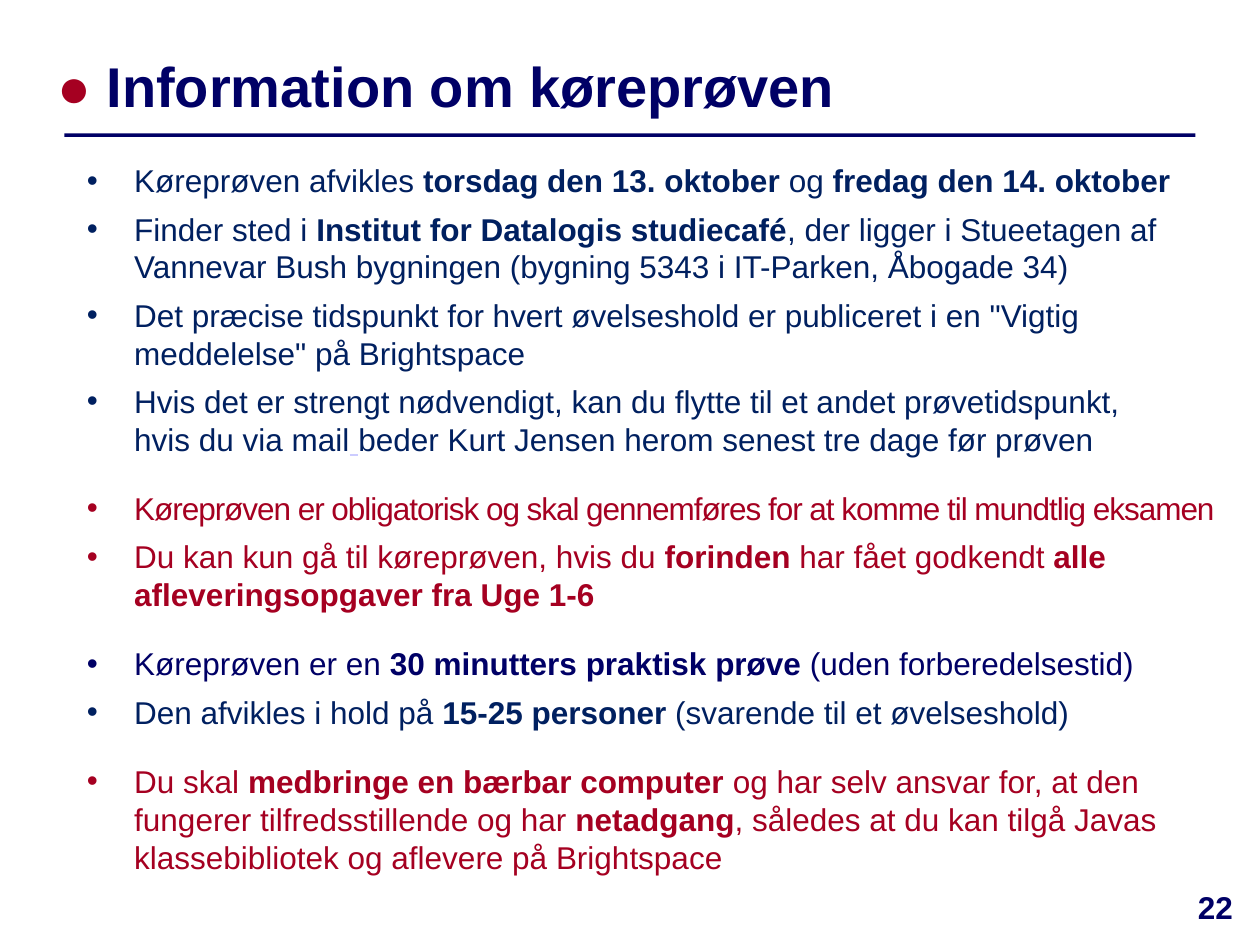
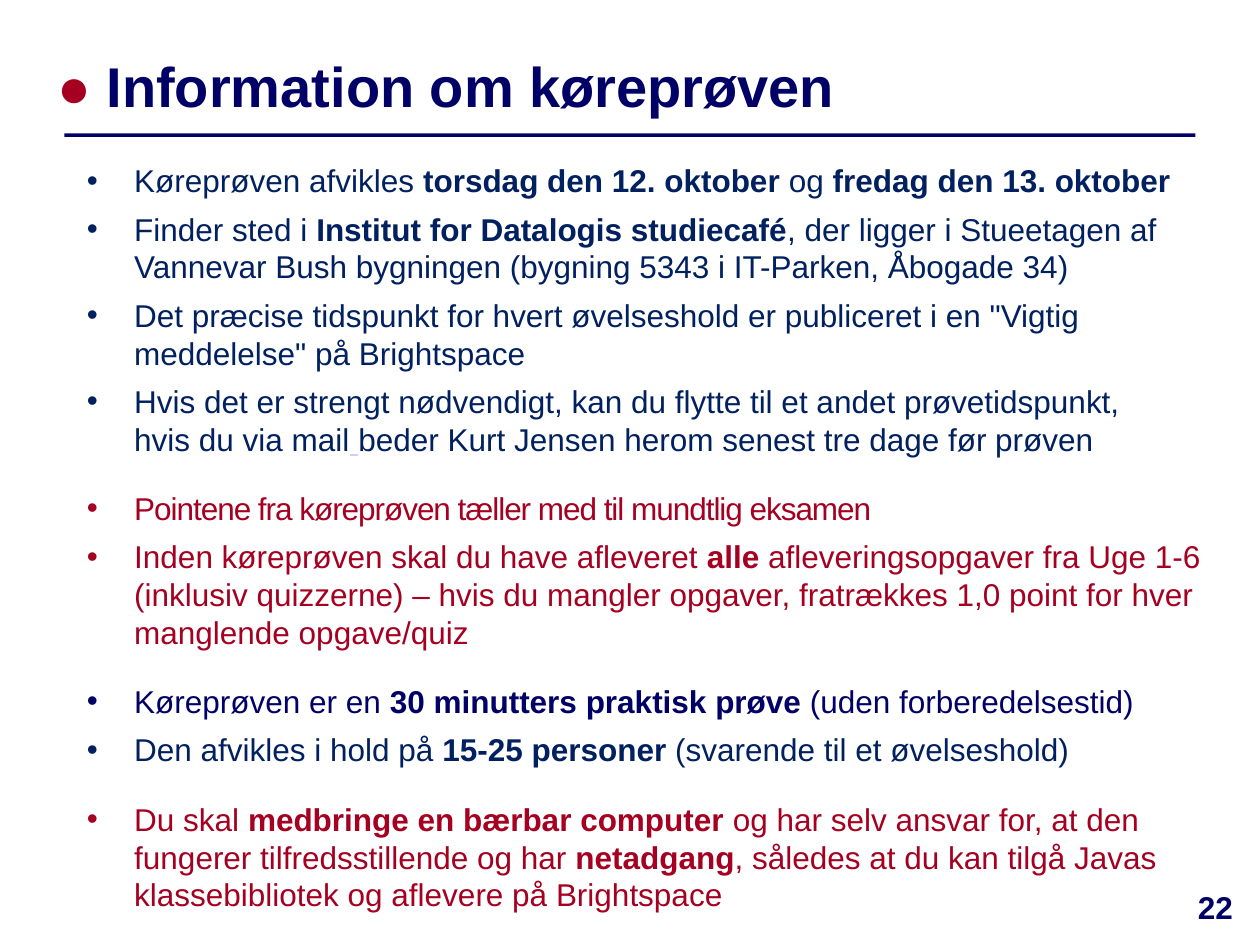
Before and after one commit to IntProgAU/Materiale, a slide deck: slide 22 of web/e23/uge_5a/Slides-Uge5-Mandag.pptx. Drawn at 1260x945 pixels with LibreOffice and Linux fonts; fonts in the diff are those of the drawing. Boxes give left, top, right and bottom in pixels: in the first picture for what was removed or moved away, otherwise in the second. Text is boxed around its words. In the diff, an @@ line names an element or a change of style, - is before the commit and + after.

```diff
--- a/web/e23/uge_5a/Slides-Uge5-Mandag.pptx
+++ b/web/e23/uge_5a/Slides-Uge5-Mandag.pptx
@@ text at (134, 169, 1170, 198): text changed @@
-• Køreprøven afvikles torsdag den 13. oktober og fredag den 14. oktober
+• Køreprøven afvikles torsdag den 12. oktober og fredag den 13. oktober
@@ text at (134, 497, 1200, 650): text changed @@
-• Køreprøven er obligatorisk og skal gennemføres for at komme til mundtlig eksamen
-• Du kan kun gå til køreprøven, hvis du forinden har fået godkendt alle afleveringsopgaver fra Uge 1-6
+• Pointene fra køreprøven tæller med til mundtlig eksamen
+• Inden køreprøven skal du have afleveret alle afleveringsopgaver fra Uge 1-6 (inklusiv quizzerne) – hvis du mangler opgaver, fratrækkes 1,0 point for hver manglende opgave/quiz
```
Also in this commit, not shown: 13 other slides changed.
